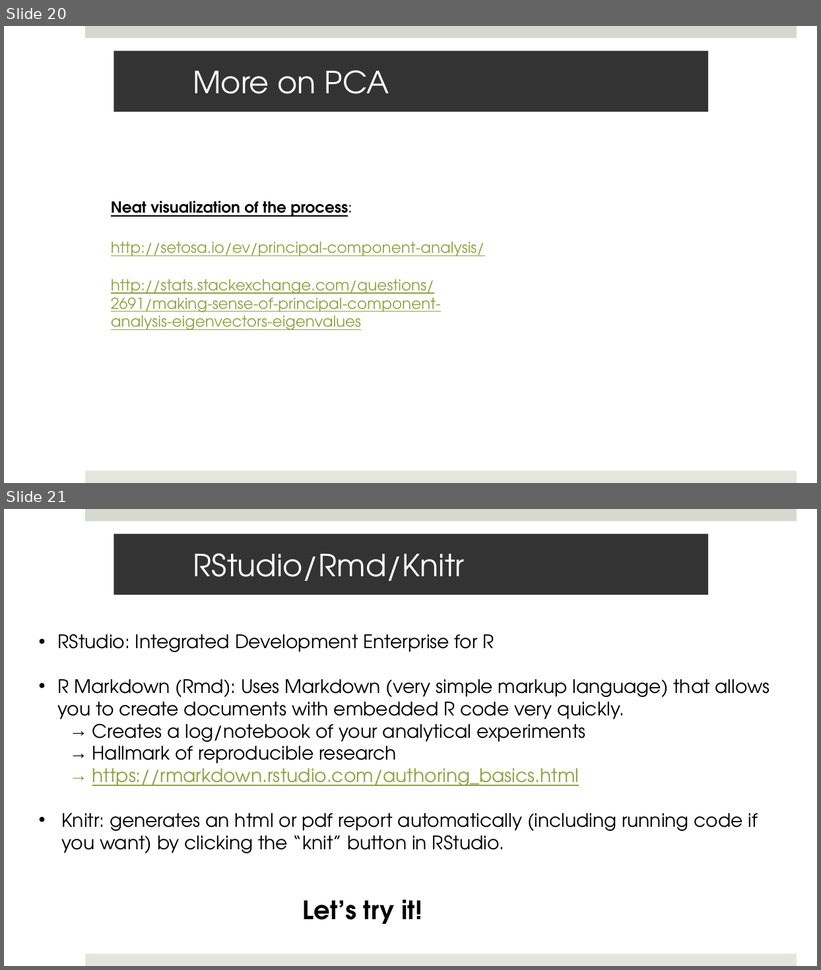
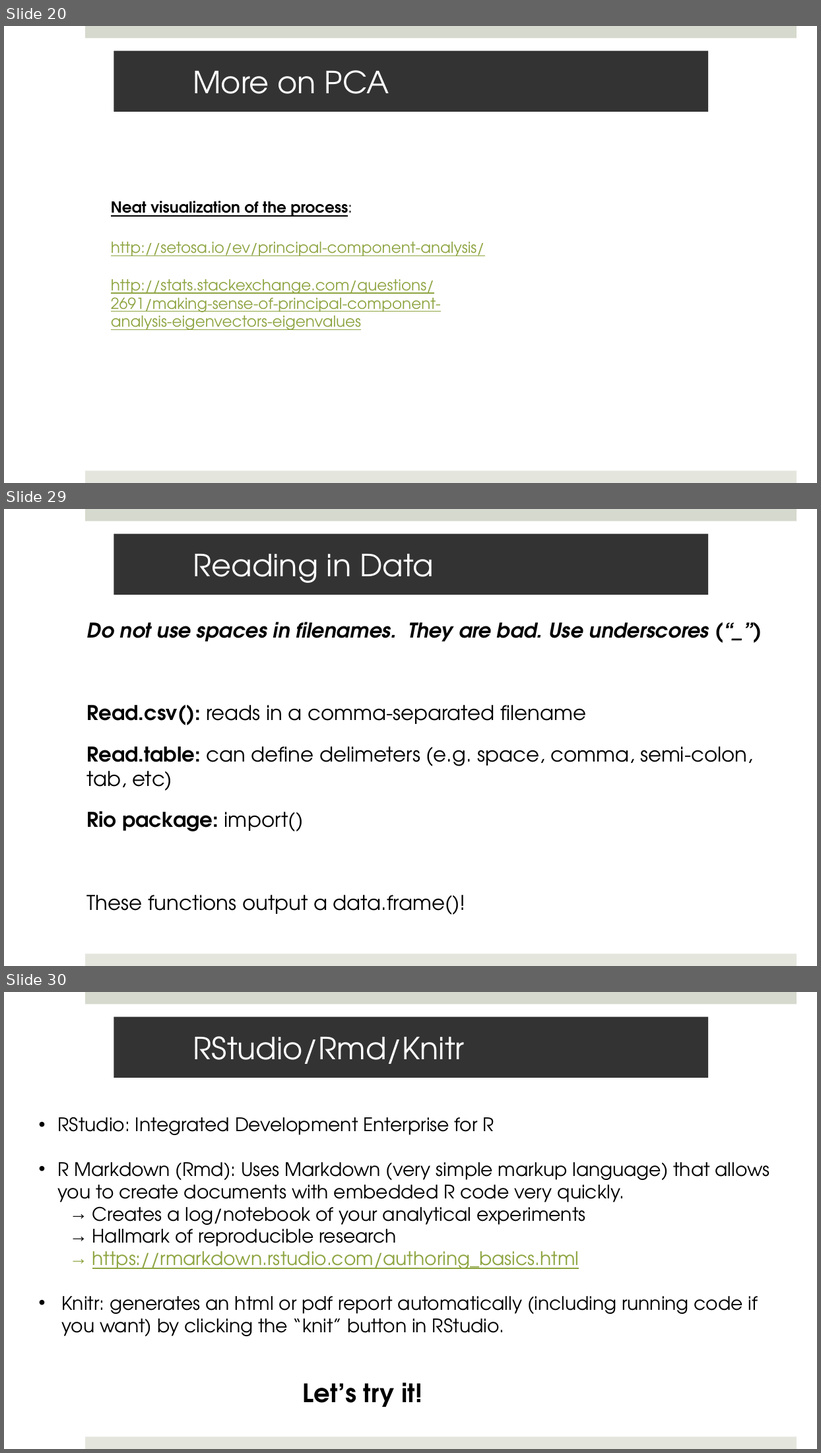
Before and after one commit to Mathelab/OHSI_DataAnalytics_Aug2019, a slide deck: Lectures/OHSI_DataAnalytics_LookingAtData_R_Git.pptx. Shown one above the other, each under a label of ours: slides 20 and 21 before the commit, slides 20, 29 and 30 after it; the slides between them are not shown. The pictures are 821x970 and 821x1453 pixels, drawn with LibreOffice and Linux fonts; fonts in the diff are those of the drawing. Boxes give left, top, right and bottom in pixels: in the first picture for what was removed or moved away, otherwise in the second. Text is boxed around its words. In the diff, an @@ line names an element or a change of style, - is before the commit and + after.

```diff
--- a/Lectures/OHSI_DataAnalytics_LookingAtData_R_Git.pptx
+++ b/Lectures/OHSI_DataAnalytics_LookingAtData_R_Git.pptx
@@ slide 29 added at <box>4,509,817,966</box>, background #FFFFFF; not listed: 2 template elements that a slide beside it also shows @@
@@ title added at <box>114,534,708,595</box>, fill #333333, 36 pt, text #FFFFFF @@
+Reading in Data
@@ text added at <box>87,622,753,915</box>, 24 pt, text #000000 @@
+Do not use spaces in filenames. They are bad. Use underscores (“_”)
+Read.csv(): reads in a comma-separated filename
+Read.table: can define delimeters (e.g. space, comma, semi-colon, tab, etc)
+Rio package: import()
+These functions output a data.frame()!
@@ what was slide 21 is now slide 30 @@
```
Also in this commit, not shown: 8 other slides added, 1 other file.
